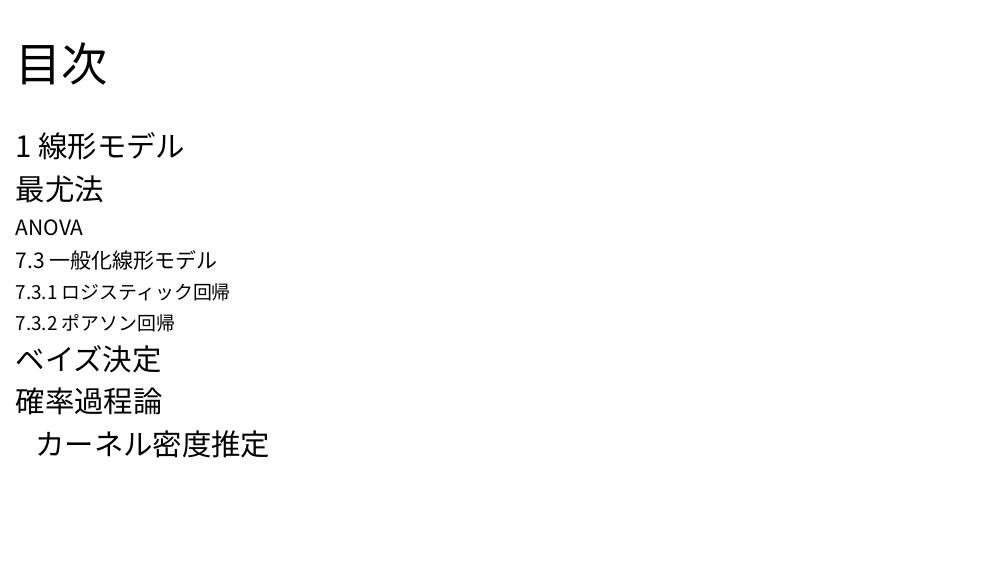
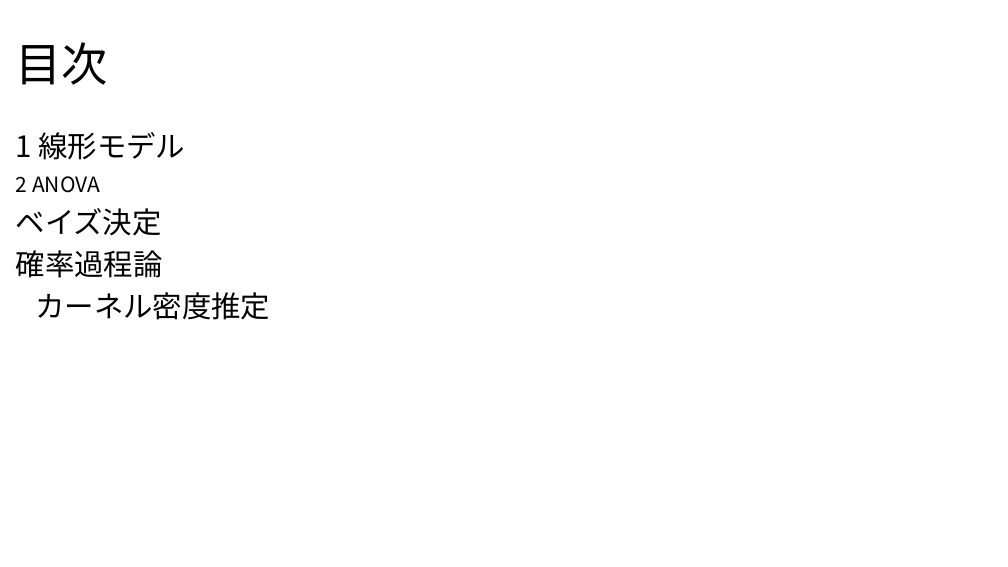
Before and after one commit to Yoshifumi14/stats, a slide deck: slide 2 of statistics2.pptx. Drawn at 1008x567 pixels with LibreOffice and Linux fonts; fonts in the diff are those of the drawing. Boxes give left, top, right and bottom in pixels: in the first picture for what was removed or moved away, otherwise in the second. Text is boxed around its words. In the diff, an @@ line names an element or a change of style, - is before the commit and + after.

```diff
--- a/statistics2.pptx
+++ b/statistics2.pptx
@@ text at [16,176,100,193]: text changed; size 18 to 20 pt @@
-最尤法
-ANOVA
-7.3 一般化線形モデル
-7.3.1 ロジスティック回帰
-7.3.2 ポアソン回帰
+2 ANOVA
```
Also in this commit, not shown: 9 other slides changed, 3 other files.
